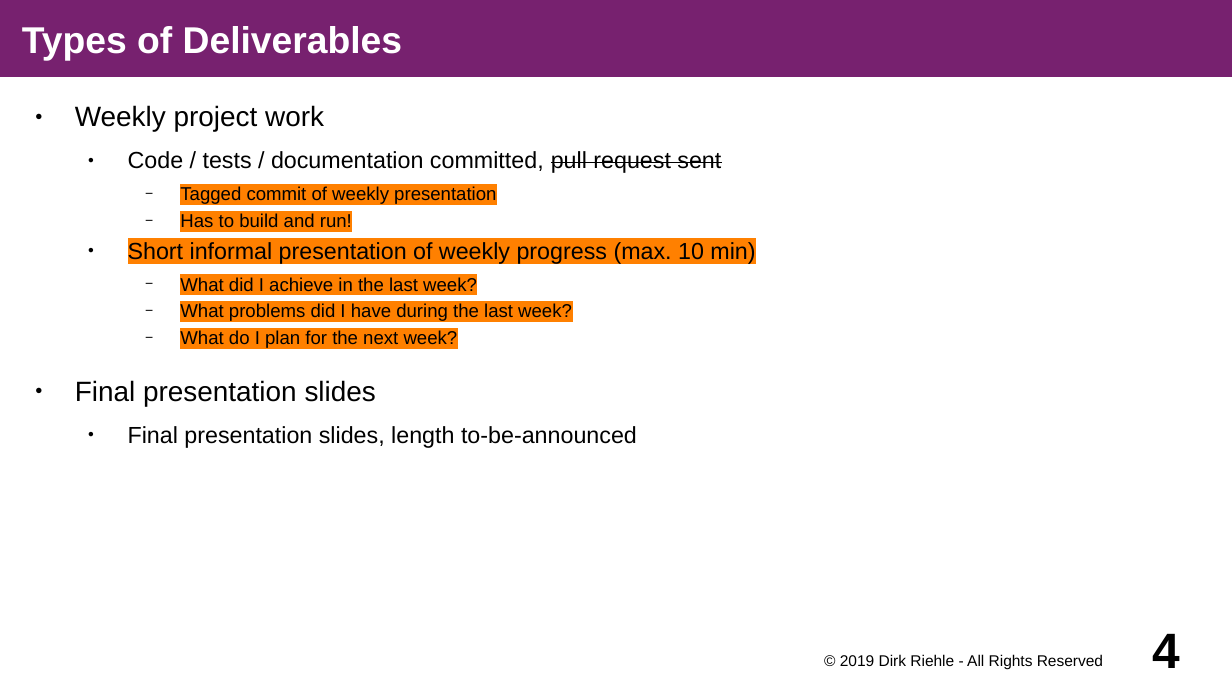
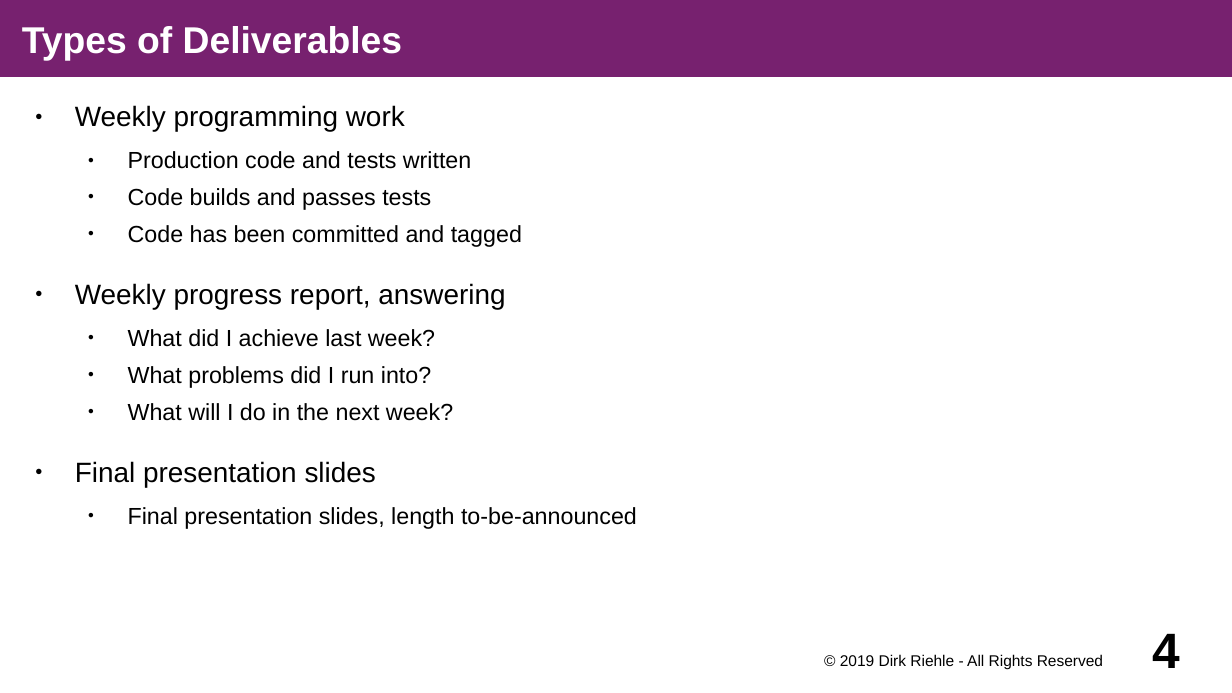
Before and after one commit to dirkriehle/amse-course, a slide deck: slide 4 of Lecture slides/AMSE A02 - Course Schedule.odp. Drawn at 1232x693 pixels with LibreOffice and Linux fonts; fonts in the diff are those of the drawing. Boxes give left, top, right and bottom in pixels: in the first picture for what was removed or moved away, otherwise in the second. Text is boxed around its words. In the diff, an @@ line names an element or a change of style, - is before the commit and + after.

```diff
--- a/Lecture slides/AMSE A02 - Course Schedule.odp
+++ b/Lecture slides/AMSE A02 - Course Schedule.odp
@@ text at (x1=75, y1=105, x2=522, y2=421): text changed; size 12 to 15 pt @@
-● Weekly project work
-  ● Code / tests / documentation committed, pull request sent
-    − Tagged commit of weekly presentation
-    − Has to build and run!
-  ● Short informal presentation of weekly progress (max. 10 min)
-    − What did I achieve in the last week?
-    − What problems did I have during the last week?
-    − What do I plan for the next week?
+● Weekly programming work
+  ● Production code and tests written
+  ● Code builds and passes tests
+  ● Code has been committed and tagged
+● Weekly progress report, answering
+  ● What did I achieve last week?
+  ● What problems did I run into?
+  ● What will I do in the next week?
```
Also in this commit, not shown: 13 other slides changed, 1 slide removed, 5 other files.
